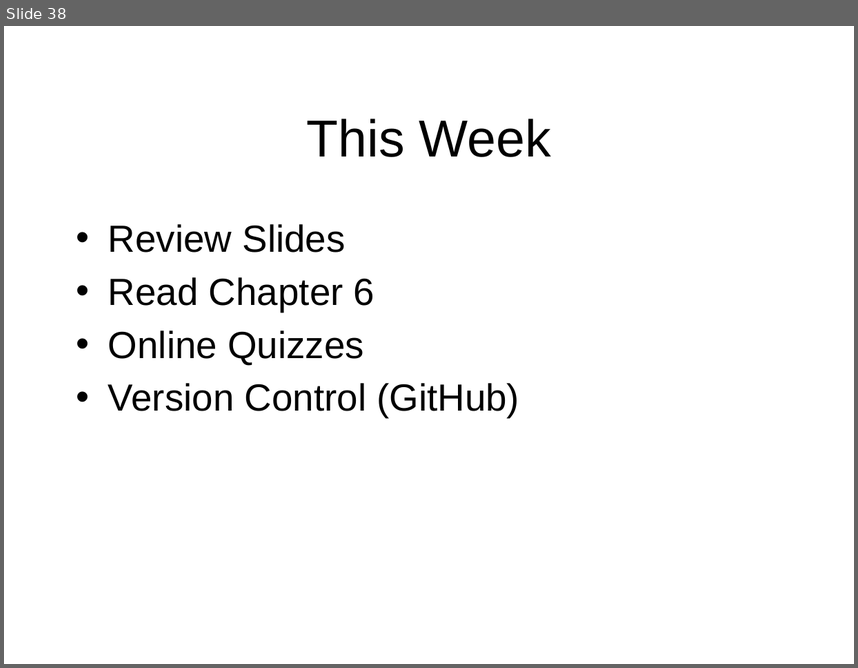
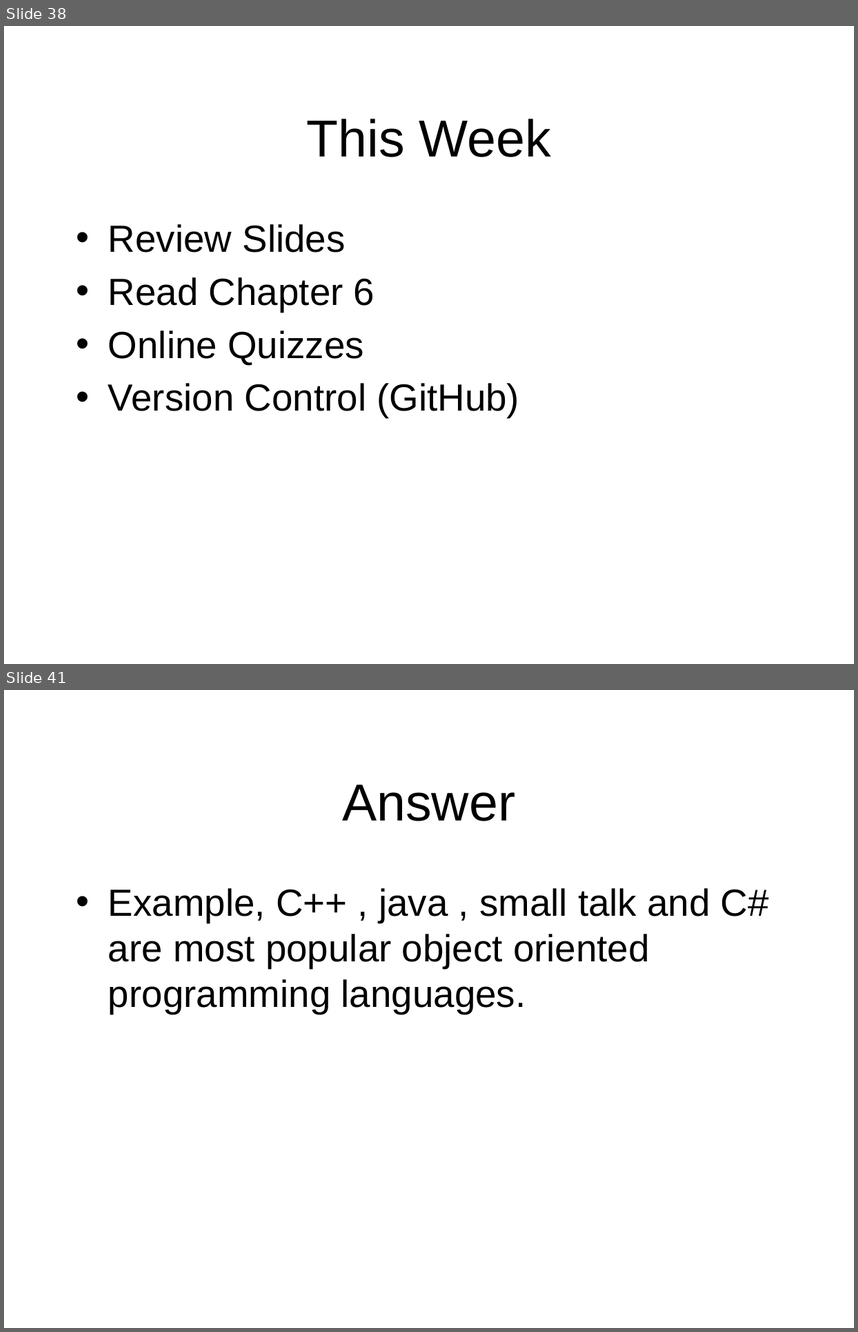
Before and after one commit to octaviordz/zjnu2017.github.io, a slide deck: OOAD/lectures/070--Notation.Part.2.pptx. Shown one above the other, each under a label of ours: slide 38 before the commit, slides 38 and 41 after it; the slides between them are not shown. The pictures are 858x668 and 858x1332 pixels, drawn with LibreOffice and Linux fonts; fonts in the diff are those of the drawing. Boxes give left, top, right and bottom in pixels: in the first picture for what was removed or moved away, otherwise in the second. Text is boxed around its words. In the diff, an @@ line names an element or a change of style, - is before the commit and + after.

```diff
--- a/OOAD/lectures/070--Notation.Part.2.pptx
+++ b/OOAD/lectures/070--Notation.Part.2.pptx
@@ slide 41 added at [4,690,854,1328], background #FFFFFF @@
@@ title added at [342,785,515,821], 44 pt, text #000000 @@
+Answer
@@ text added at [108,888,769,1014], 32 pt, text #000000 @@
+• Example, C++ , java , small talk and C# are most popular object oriented programming languages.
```
Also in this commit, not shown: 1 slide changed, 9 other slides added.
